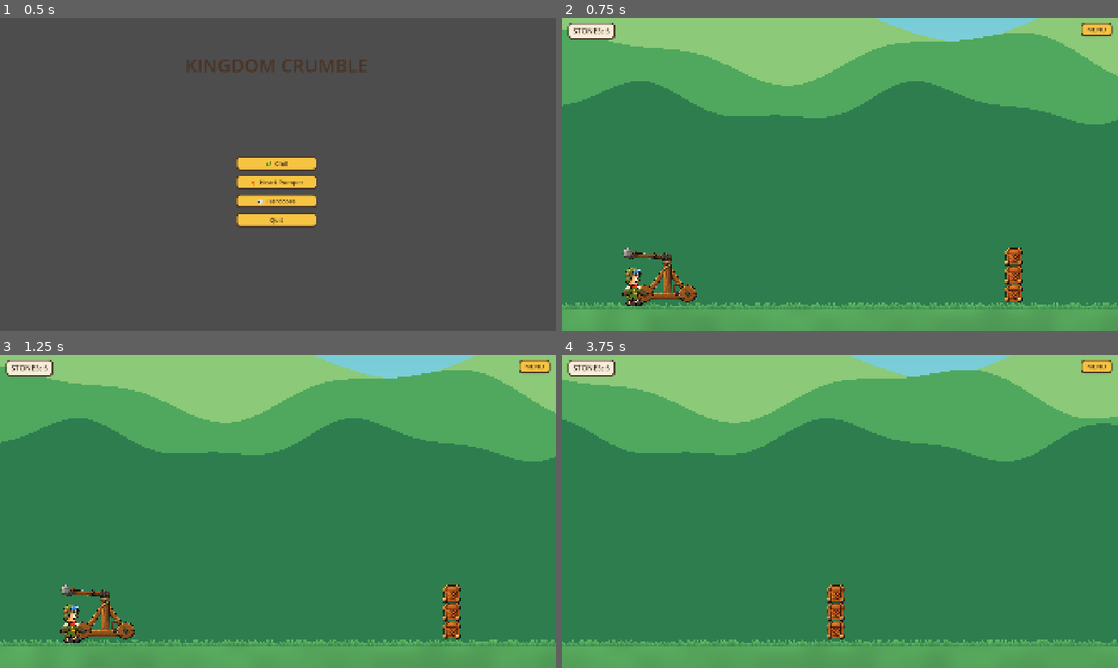
Above: before the commit, frames 1-4 (two rows, left to right).
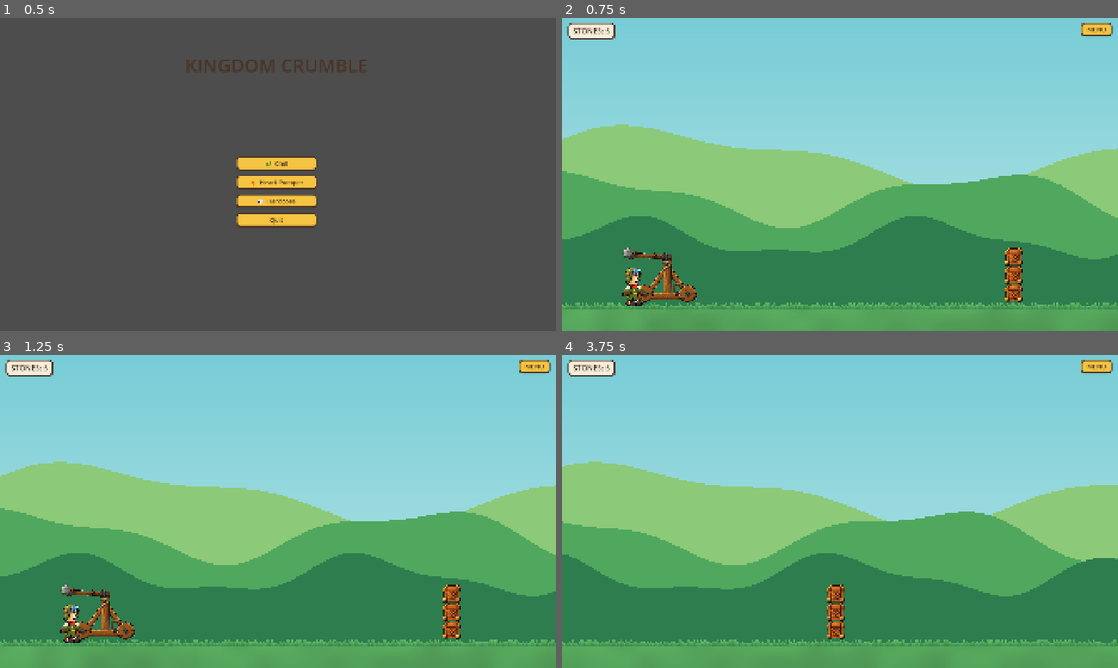
Above: after the commit, the same moments.

Repository: hazlema/kingdom-crumble
Game: Godot game, scene res://scenes/main_menu.tscn
The game is run twice, just before and just after one commit, with the same random seed, the same clock (stepped at 60 frames per second) and the same inputs.
Inputs (mouse positions are in pixels of both pictures, inside the frame that each line leads up to):
- Up to frame 1 (0.5 s): no input
- Up to frame 2 (0.75 s): click "🌿 Chill" at 0.5 s
- Up to frame 3 (1.25 s): no input
- Up to frame 4 (3.75 s): click "MENU" at 1.25 s; click "Restart Level" at 2 s; tap Enter (advance) at 2.75, 2.85 s; move the mouse to (962, 495) at 2.77 s; hold . (scout_right) 2.78-3.5 s; click (962, 495) at 2.92 s; drag from (728, 527) to (812, 574) at 3.52 s

Frame 1 is identical in both runs. In frame 2, 68% of the frame differs, in the area x 0-100%, y 0-78%; in frame 3, 68%; in frame 4, 69%.

Commit message:
fix: hill ridges lowered — sky above, hill band at the horizon
Co-Authored-By: Claude Fable 5 <noreply@anthropic.com>

Diff:
--- a/scenes/background.tscn
+++ b/scenes/background.tscn
@@ -16,7 +16,7 @@
 [sub_resource type="ShaderMaterial" id="hills_far"]
 shader = ExtResource("1")
 shader_parameter/fill = Color(0.55, 0.79, 0.47, 1)
-shader_parameter/base_frac = 0.1663
+shader_parameter/base_frac = 0.4634
 shader_parameter/amp1_px = 90.0
 shader_parameter/cycles1 = 2.0
 shader_parameter/phase1 = 0.7
@@ -28,7 +28,7 @@
 [sub_resource type="ShaderMaterial" id="hills_mid"]
 shader = ExtResource("1")
 shader_parameter/fill = Color(0.31, 0.66, 0.37, 1)
-shader_parameter/base_frac = 0.2109
+shader_parameter/base_frac = 0.5088
 shader_parameter/amp1_px = 80.0
 shader_parameter/cycles1 = 3.0
 shader_parameter/phase1 = 0.0
@@ -40,7 +40,7 @@
 [sub_resource type="ShaderMaterial" id="hills_near"]
 shader = ExtResource("1")
 shader_parameter/fill = Color(0.18, 0.49, 0.31, 1)
-shader_parameter/base_frac = 0.2583
+shader_parameter/base_frac = 0.5577
 shader_parameter/amp1_px = 60.0
 shader_parameter/cycles1 = 4.0
 shader_parameter/phase1 = 3.9
